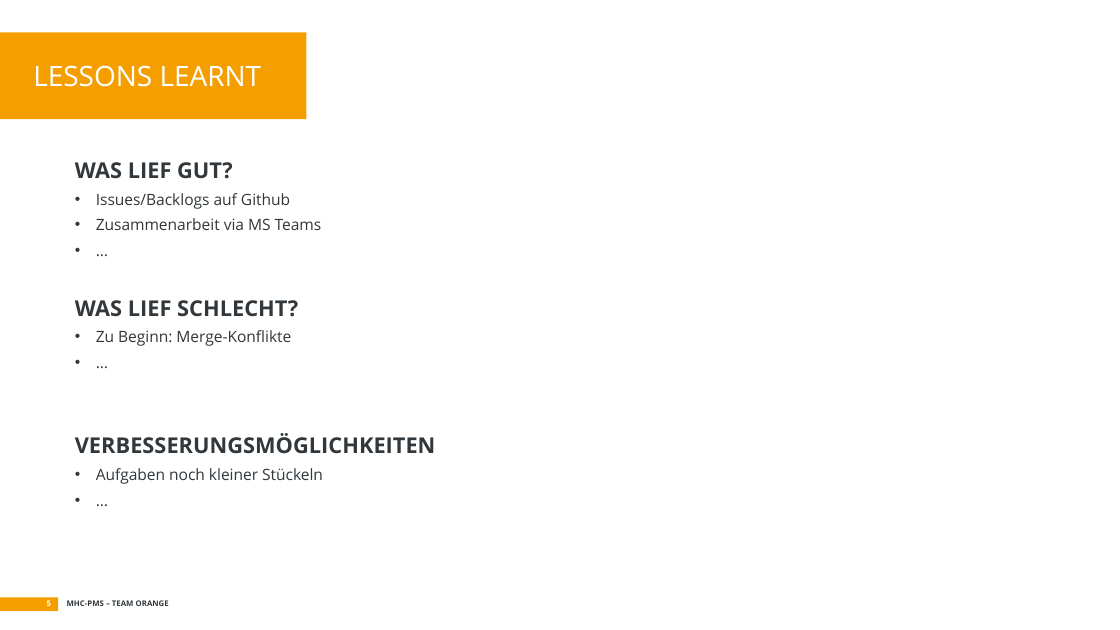
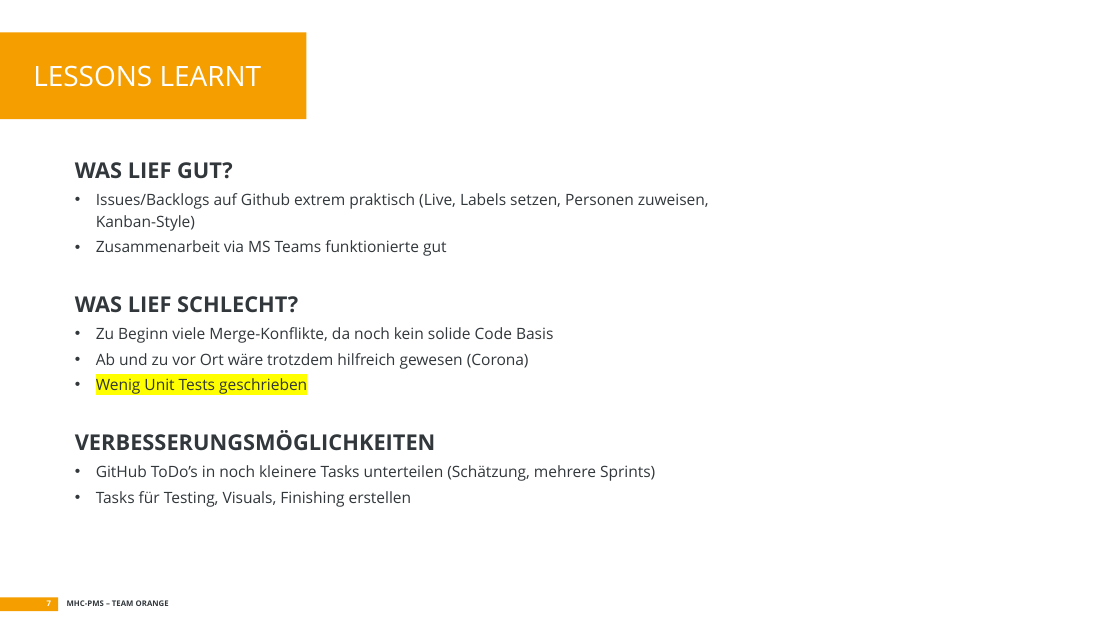
Before and after one commit to soed2020-teamorange/ch.bfh.bti7081.s2020.orange, a slide deck: slide 7 of doc/tasks/task_09/task09.pptx (slide 5 before the commit). Drawn at 1120x630 pixels with LibreOffice and Linux fonts; fonts in the diff are those of the drawing. Boxes give left, top, right and bottom in pixels: in the first picture for what was removed or moved away, otherwise in the second. Text is boxed around its words. In the diff, an @@ line names an element or a change of style, - is before the commit and + after.

Commit message:
Add more text to presentation

```diff
--- a/doc/tasks/task_09/task09.pptx
+++ b/doc/tasks/task_09/task09.pptx
@@ text at [96,193,709,256]: text changed @@
-• Issues/Backlogs auf Github
-• Zusammenarbeit via MS Teams
-• …
+• Issues/Backlogs auf Github extrem praktisch (Live, Labels setzen, Personen zuweisen, Kanban-Style)
+• Zusammenarbeit via MS Teams funktionierte gut
@@ text at [96,327,553,394]: text changed @@
-• Zu Beginn: Merge-Konflikte
-• …
+• Zu Beginn viele Merge-Konflikte, da noch kein solide Code Basis
+• Ab und zu vor Ort wäre trotzdem hilfreich gewesen (Corona)
+• Wenig Unit Tests geschrieben
@@ text at [96,465,655,507]: text changed @@
-• Aufgaben noch kleiner Stückeln
-• …
+• GitHub ToDo’s in noch kleinere Tasks unterteilen (Schätzung, mehrere Sprints)
+• Tasks für Testing, Visuals, Finishing erstellen
@@ page number at [47,600,51,606]: text changed @@
-5
+7
```
Also in this commit, not shown: 2 other slides changed, 3 slides added.
